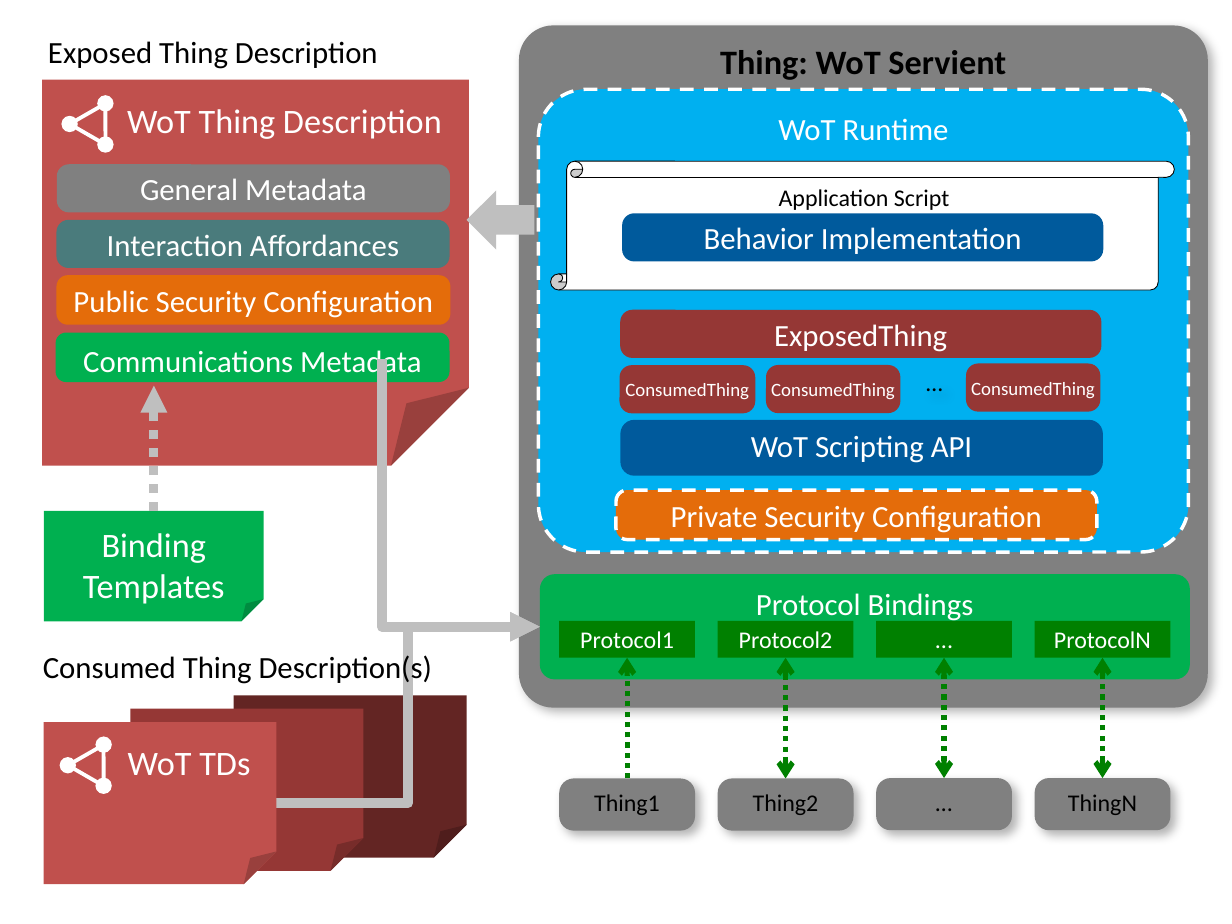
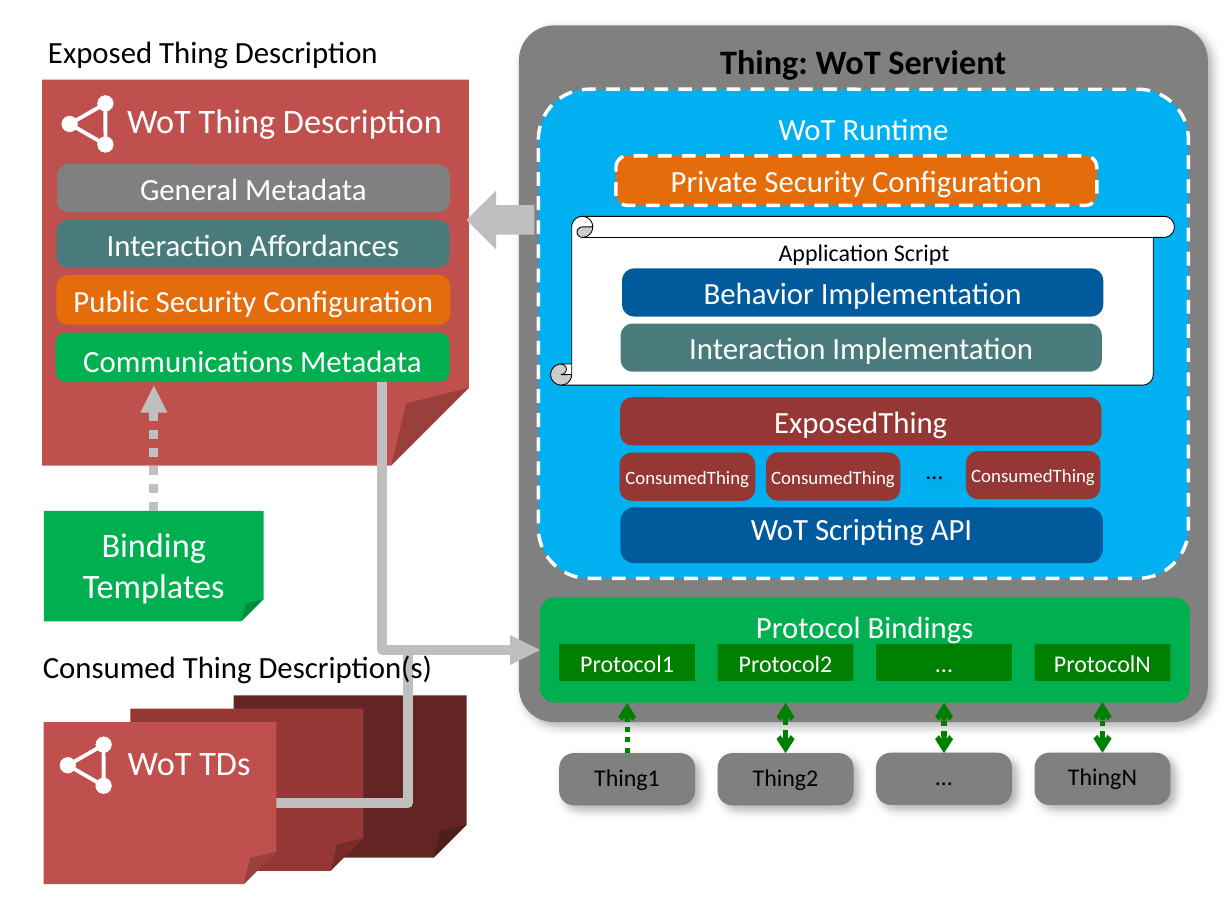
Before and after one commit to w3c/wot-architecture, a slide deck: slide 8 of images/wot-architecture-figures-new2.pptx. Drawn at 1232x924 pixels with LibreOffice and Linux fonts; fonts in the diff are those of the drawing. Boxes give left, top, right and bottom in pixels: in the first picture for what was removed or moved away, otherwise in the second. Text is boxed around its words. In the diff, an @@ line names an element or a change of style, - is before the commit and + after.

```diff
--- a/images/wot-architecture-figures-new2.pptx
+++ b/images/wot-architecture-figures-new2.pptx
@@ rounded rectangle "Thing: WoT Servient": place and size @@
-rounded rectangle "Thing: WoT Servient" at box(519, 26, 1207, 708)
+rounded rectangle "Thing: WoT Servient" at box(519, 26, 1207, 722)
@@ rounded rectangle "WoT Runtime": place and size @@
-rounded rectangle "WoT Runtime" at box(538, 89, 1189, 552)
+rounded rectangle "WoT Runtime" at box(538, 89, 1189, 578)
@@ rounded rectangle "Private Security Configuration": place and size @@
-rounded rectangle "Private Security Configuration" at box(616, 490, 1096, 540)
+rounded rectangle "Private Security Configuration" at box(616, 155, 1096, 205)
@@ vertical scroll: place and size @@
-vertical scroll at box(551, 161, 1174, 291)
+vertical scroll at box(551, 217, 1174, 386)
@@ text "Application Script": place and size @@
-text "Application Script" at box(779, 189, 950, 210)
+text "Application Script" at box(779, 244, 950, 265)
@@ rounded rectangle "Behavior Implementation": place and size @@
-rounded rectangle "Behavior Implementation" at box(622, 213, 1104, 261)
+rounded rectangle "Behavior Implementation" at box(622, 269, 1104, 317)
@@ rounded rectangle added at box(621, 324, 1103, 372), fill #4A7B7C, 18 pt, text #FFFFFF @@
+Interaction Implementation
@@ 2 rounded rectangles, 1 text: place and size @@
-2 rounded rectangles, 1 text at box(620, 359, 958, 413)
+2 rounded rectangles, 1 text at box(620, 446, 958, 500)
@@ 3 rounded rectangles: place and size @@
-3 rounded rectangles at box(620, 310, 1104, 476)
+3 rounded rectangles at box(620, 398, 1104, 563)
@@ rounded rectangle "WoT Scripting API" at box(621, 508, 1104, 563): vertical alignment middle to bottom @@
@@ elbow arrow moved from (276, 803) - (540, 627) to (276, 803) - (540, 650) @@
@@ 4 rectangles, 1 rounded rectangle, 1 elbow arrow: place and size @@
-4 rectangles, 1 rounded rectangle, 1 elbow arrow at box(382, 359, 1190, 679)
+4 rectangles, 1 rounded rectangle, 1 elbow arrow at box(382, 382, 1190, 702)
@@ arrow moved from (627, 779) - (627, 658) to (627, 753) - (627, 703) @@
@@ double arrow moved from (786, 658) - (786, 779) to (786, 703) - (786, 753) @@
@@ double arrow moved from (944, 779) - (944, 658) to (944, 753) - (944, 702) @@
@@ double arrow moved from (1103, 779) - (1103, 658) to (1103, 753) - (1103, 702) @@
@@ 4 rounded rectangles: place and size @@
-4 rounded rectangles at box(559, 779, 1170, 830)
+4 rounded rectangles at box(559, 753, 1170, 804)
```
Also in this commit, not shown: 8 other slides changed.
